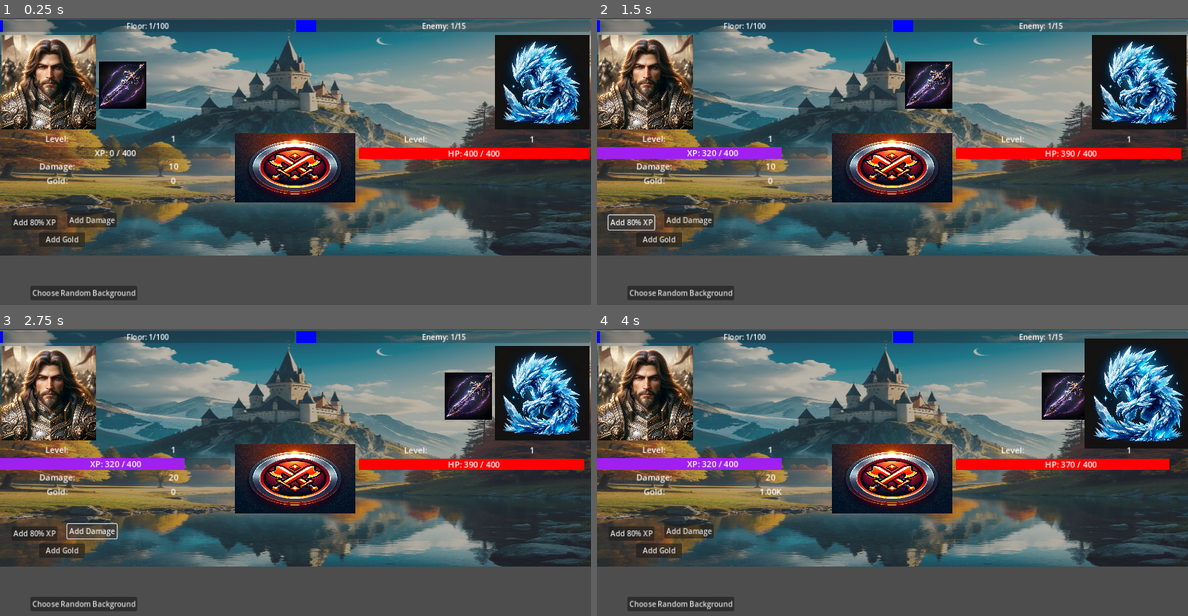
Above: before the commit, frames 1-4 (two rows, left to right).
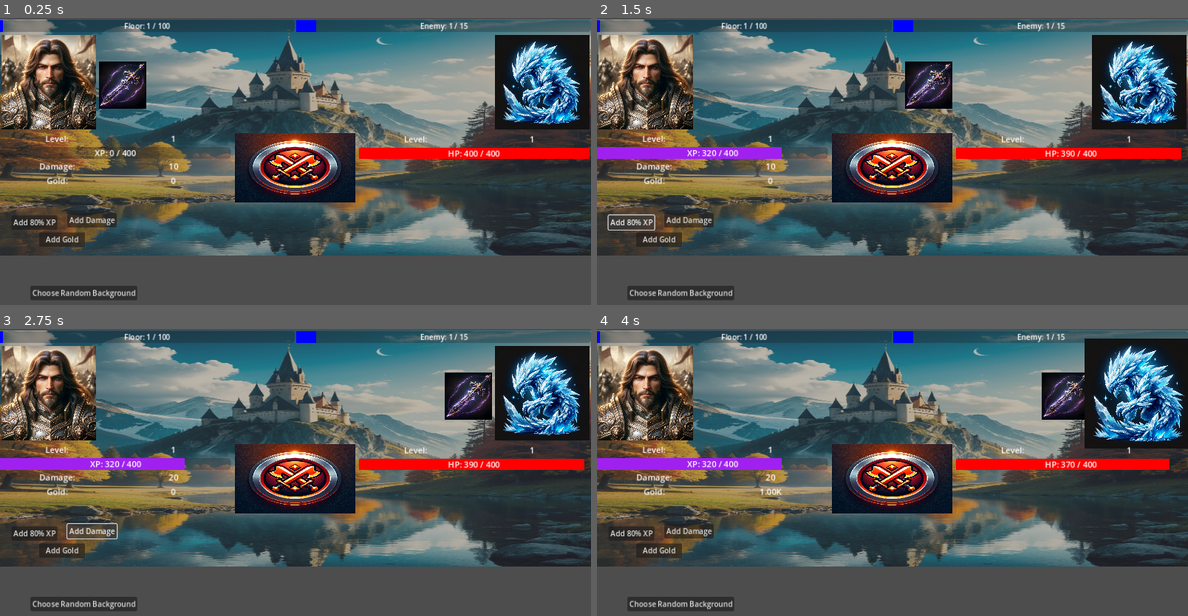
Above: after the commit, the same moments.

Repository: Pepice23/ClimbTheTower
Game: Godot game, scene res://scenes/main/main.tscn
Same seed, same stepped clock (60 frames per second), same inputs: the game is played once before the commit and once after it. The project has no main scene, so this scene is started directly.
Inputs (mouse positions are in pixels of both pictures, inside the frame that each line leads up to):
- Up to frame 1 (0.25 s): no input
- Up to frame 2 (1.5 s): click (892, 167) at 0.5 s; click "Add 80% XP" at 1.25 s
- Up to frame 3 (2.75 s): click "Add Damage" at 2 s
- Up to frame 4 (4 s): click "Add Gold" at 2.75 s; click (892, 478) at 3.5 s

The runs differ from the first frame. In frame 1, 0.2% of the frame differs, in the area x 21-80%, y 1-5%; in frame 2, 0.2%; in frame 3, 0.2%; in frame 4, 0.2%.

Commit message:
fixed stage did not update value at start

Diff:
--- a/scenes/stage_progress/stage_progress.gd
+++ b/scenes/stage_progress/stage_progress.gd
@@ -21,6 +21,8 @@
 func set_defaults():
 	floor_progress_bar.value = PlayerData.current_floor
 	enemy_progress_bar.value = PlayerData.current_enemy
+	update_floor_progress()
+	update_enemy_progress()
 
 func update_floor_progress():
 	floor_progress_bar.value = PlayerData.current_floor
--- a/scenes/stage_progress/stage_progress.tscn
+++ b/scenes/stage_progress/stage_progress.tscn
@@ -41,7 +41,6 @@
 size_flags_horizontal = 3
 max_value = 15.0
 step = 1.0
-value = 1.0
 rounded = true
 show_percentage = false
 
@@ -58,4 +57,4 @@
 offset_bottom = 11.5
 grow_horizontal = 2
 grow_vertical = 2
-text = "Enemy: 1/15"
+text = "Enemy: 0/15"
